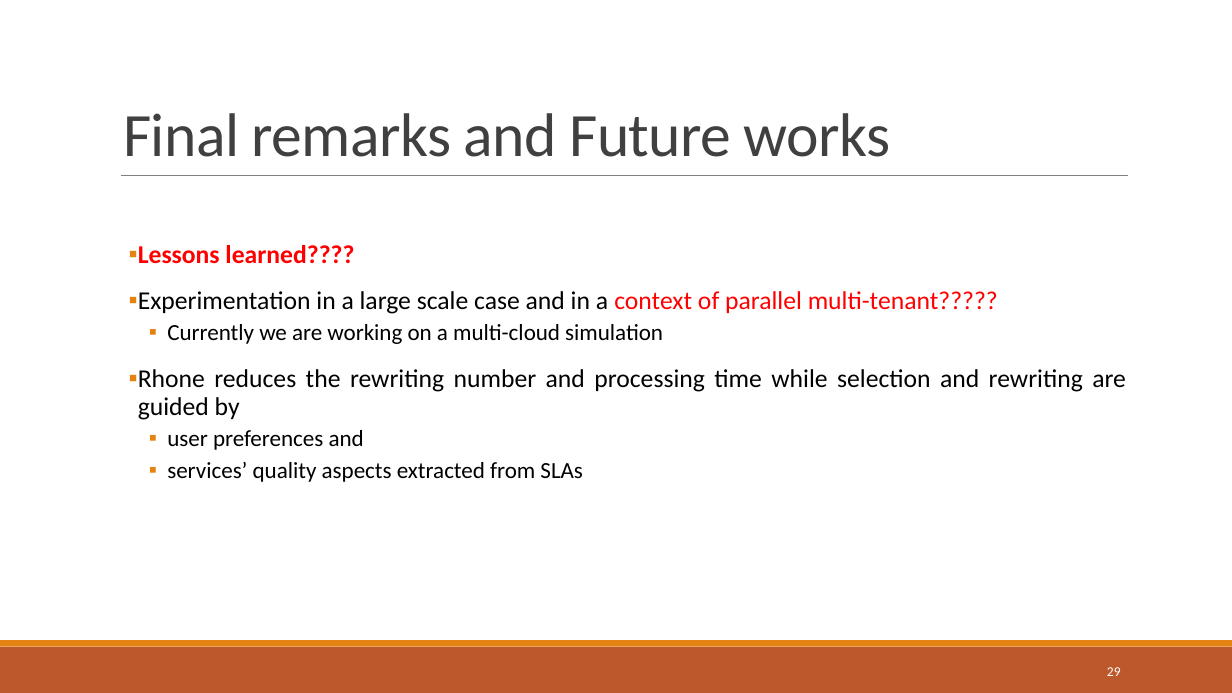
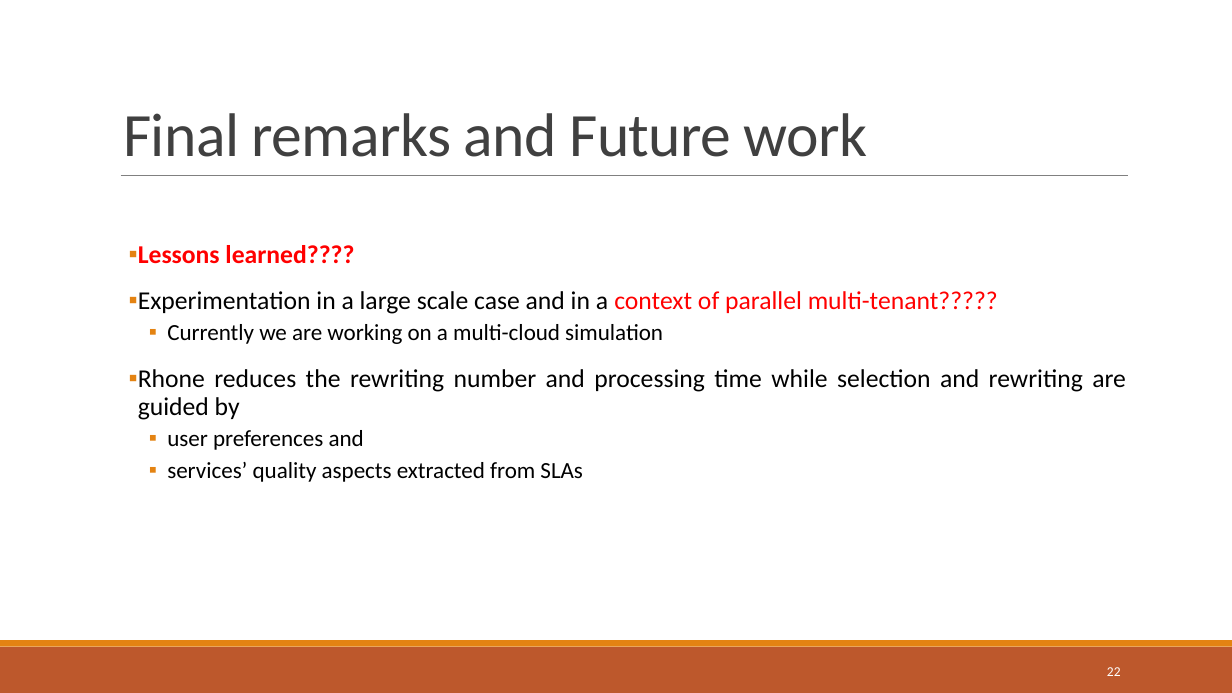
Before and after one commit to danielboni/DanielCarvalho-PhD, a slide deck: slide 22 of Presentations/ADBIS 2016/ADBIS-2016-Presentation.pptx (slide 29 before the commit). Drawn at 1232x693 pixels with LibreOffice and Linux fonts; fonts in the diff are those of the drawing. Boxes give left, top, right and bottom in pixels: in the first picture for what was removed or moved away, otherwise in the second. Text is boxed around its words. In the diff, an @@ line names an element or a change of style, - is before the commit and + after.

```diff
--- a/Presentations/ADBIS 2016/ADBIS-2016-Presentation.pptx
+++ b/Presentations/ADBIS 2016/ADBIS-2016-Presentation.pptx
@@ title at <box>123,113,867,157</box>: text changed @@
-Final remarks and Future works
+Final remarks and Future work
@@ page number at <box>1107,667,1121,676</box>: text changed @@
-29
+22
```
Also in this commit, not shown: 6 other slides changed, 3 slides added, 1 slide removed.
